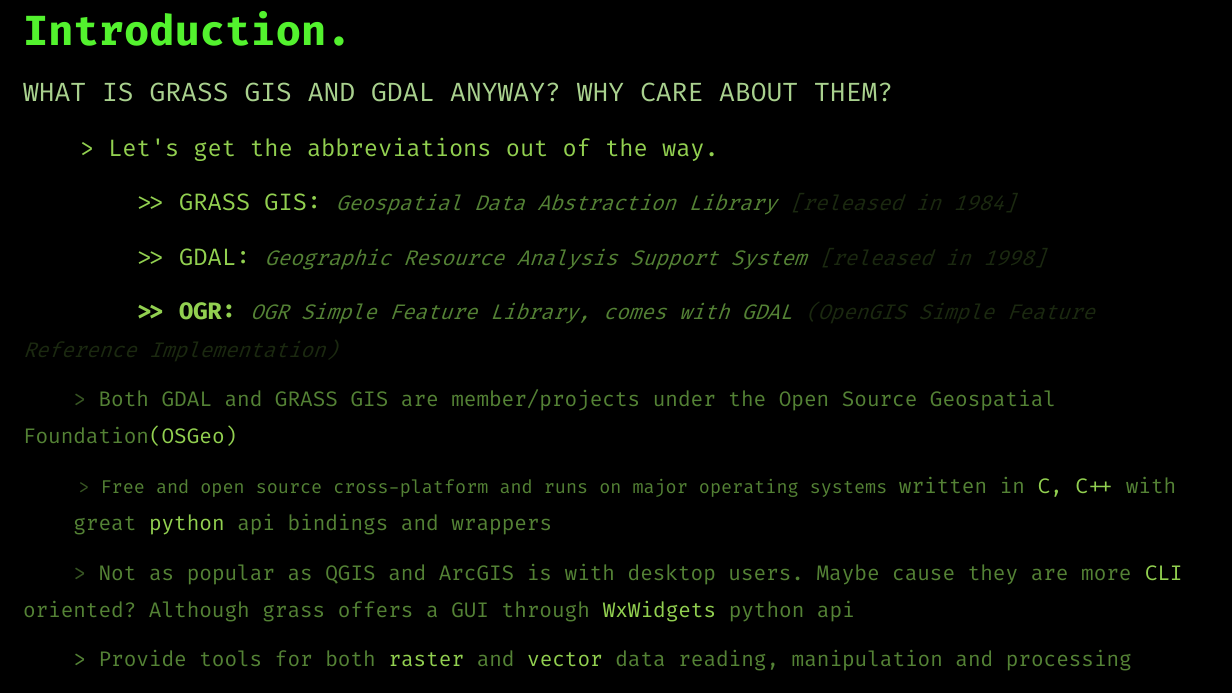
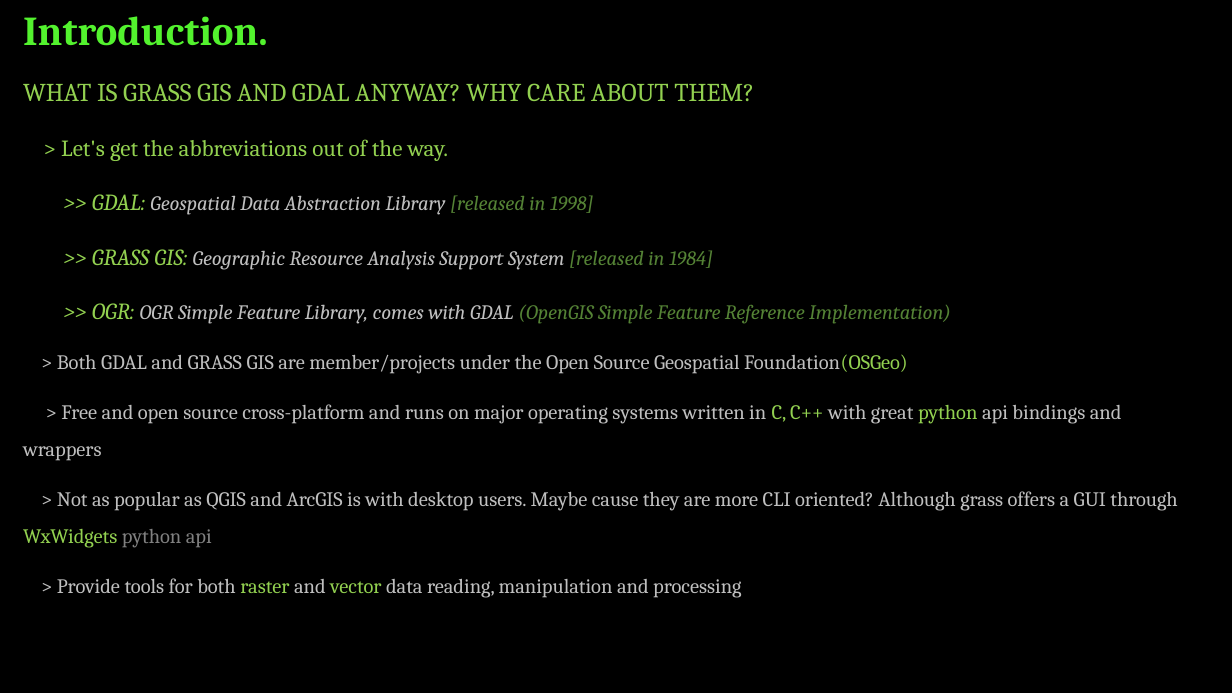
Before and after one commit to koyo-nic/gdal-grass-2021, a slide deck: slide 4 of Presentation.pptx. Drawn at 1232x693 pixels with LibreOffice and Linux fonts; fonts in the diff are those of the drawing; background and template pictures are left out. Boxes give left, top, right and bottom in pixels: in the first picture for what was removed or moved away, otherwise in the second. Text is boxed around its words. In the diff, an @@ line names an element or a change of style, - is before the commit and + after.

```diff
--- a/Presentation.pptx
+++ b/Presentation.pptx
@@ title "Introduction." at (23, 16, 268, 46): font Fira Code to Cambria @@
@@ text at (23, 83, 1177, 598): font Fira Code to Cambria in "WHAT IS GRASS GIS AND GDAL ANYWAY? ...", "> Let's get the abbreviations out of ...", ">> OGR: OGR Simple Feature Library, comes ...", "> Both GDAL and GRASS GIS are ..." and 3 more places; text colour #A9D18E to #92D050 in "WHAT IS GRASS GIS AND GDAL ANYWAY? ..."; text colour #548235 to #BFBFBF in "OGR Simple Feature Library, comes with GDAL", "Both GDAL and GRASS GIS are member/projects ...", "Free and open source cross-platform and runs ...", "Not as popular as QGIS and ArcGIS ..." and 1 more places; text colour #1B2910 to #548235 in "(OpenGIS Simple Feature Reference Implementation)"; bold off, italic on in ">> OGR:"; text colour #385723 to #BFBFBF in ">", ">", ">"; size 14 to 16 pt in "> Free and open source cross-platform and ..."; text colour #92D050 to #BFBFBF in "CLI"; text colour #548235 to #808080 in "python api" @@
@@ text at (92, 194, 713, 270): text changed; font Fira Code to Cambria; text colour #548235 to #BFBFBF @@
->> GRASS GIS: Geospatial Data Abstraction Library [released in 1984]
->> GDAL: Geographic Resource Analysis Support System [released in 1998]
+>> GDAL: Geospatial Data Abstraction Library [released in 1998]
+>> GRASS GIS: Geographic Resource Analysis Support System [released in 1984]
```
Also in this commit, not shown: 6 other slides changed, 3 slides added, 2 slides removed.
